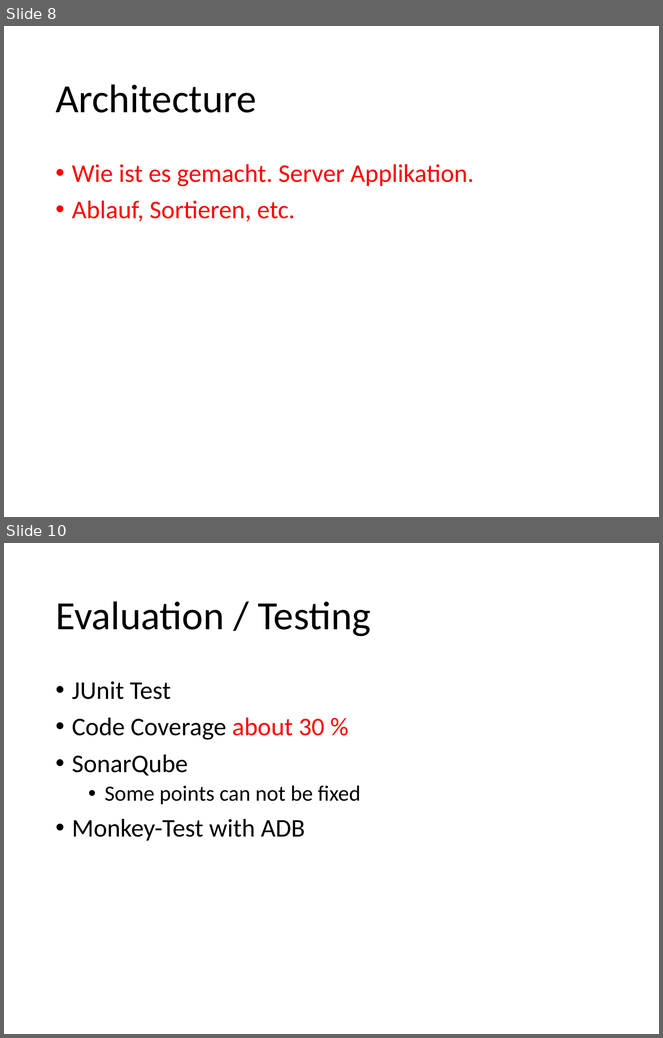
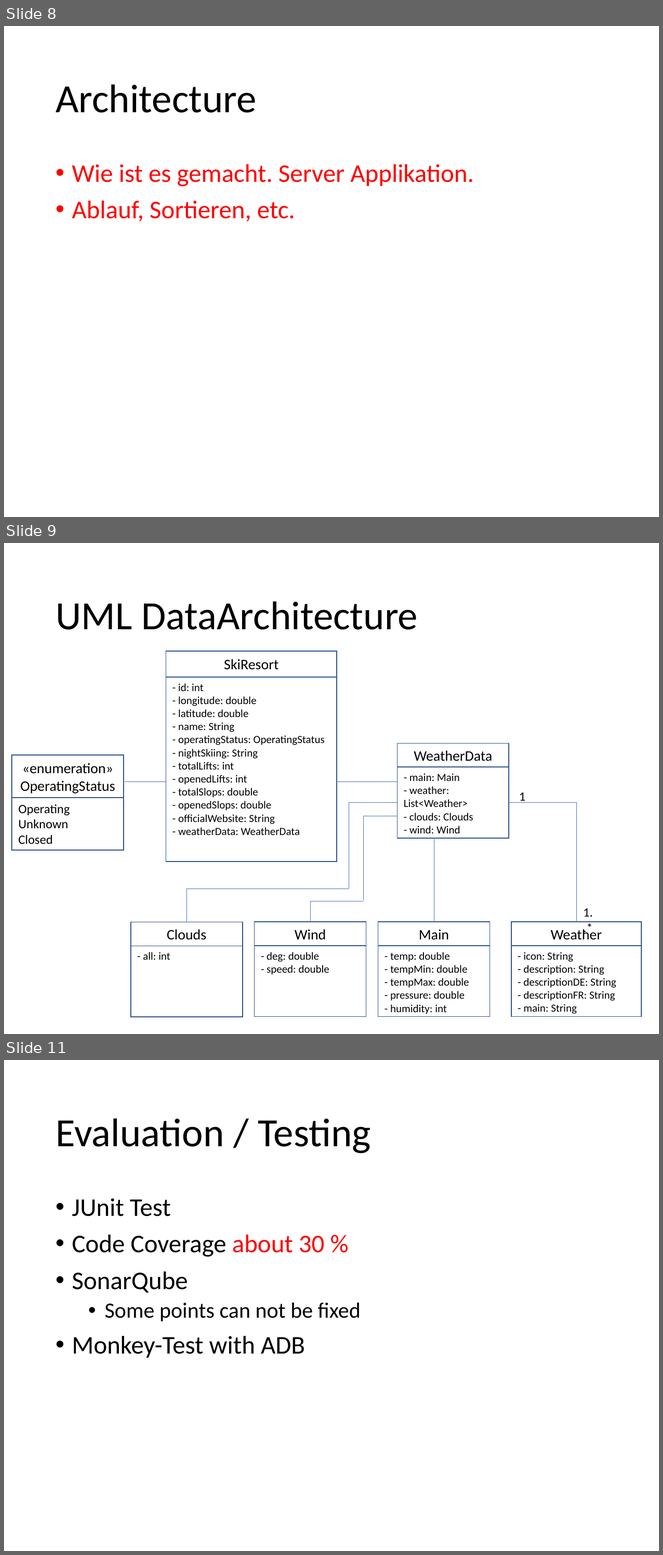
Before and after one commit to MSE-MobOP/Ski-Compass, a slide deck: Documents/Presentation/Presentation.pptx. Shown one above the other, each under a label of ours: slides 8 and 10 before the commit, slides 8, 9 and 11 after it; the slides between them are not shown. The pictures are 663x1038 and 663x1555 pixels, drawn with LibreOffice and Linux fonts; fonts in the diff are those of the drawing. Boxes give left, top, right and bottom in pixels: in the first picture for what was removed or moved away, otherwise in the second. Text is boxed around its words. In the diff, an @@ line names an element or a change of style, - is before the commit and + after.

```diff
--- a/Documents/Presentation/Presentation.pptx
+++ b/Documents/Presentation/Presentation.pptx
@@ slide 9 added at (4,543,659,1034), background #FFFFFF @@
@@ title added at (55,601,418,630), 44 pt, text #000000 @@
+UML DataArchitecture
@@ rectangle added at (166,651,337,677), outline #325491 1 pt, 16 pt, text #000000 @@
+SkiResort
@@ rectangle added at (166,677,337,862), outline #325491 1 pt, 12 pt, text #000000 @@
+- id: int
+- longitude: double
+- latitude: double
+- name: String
+- operatingStatus: OperatingStatus
+- nightSkiing: String
+- totalLifts: int
+- openedLifts: int
+- totalSlops: double
+- openedSlops: double
+- officialWebsite: String
+- weatherData: WeatherData
@@ rectangle added at (397,744,509,767), outline #325491 1 pt, 16 pt, text #000000 @@
+WeatherData
@@ rectangle added at (12,755,124,798), outline #325491 1 pt, 16 pt, text #000000 @@
+«enumeration»
+OperatingStatus
@@ rectangle added at (397,767,509,838), outline #325491 1 pt, 12 pt, text #000000 @@
+- main: Main
+- weather: List<Weather>
+- clouds: Clouds
+- wind: Wind
@@ line added from (125, 782) to (166, 782), #4472C4 0.5 pt @@
@@ line added from (337, 782) to (397, 782), #4472C4 0.5 pt @@
@@ rectangle added at (12,798,124,850), outline #325491 1 pt, 14 pt, text #000000 @@
+Operating
+Unknown
+Closed
@@ elbow line added from (397, 802) to (349, 889), #4472C4 0.5 pt @@
@@ elbow line added from (509, 802) to (577, 922), #4472C4 0.5 pt @@
@@ text added at (519,793,526,803), 14 pt, text #000000 @@
+1
@@ elbow line added from (364, 901) to (397, 815), #4472C4 0.5 pt @@
@@ line added from (434, 923) to (434, 838), #4472C4 0.5 pt @@
@@ elbow line added from (349, 889) to (187, 923), #4472C4 0.5 pt @@
@@ elbow line added from (364, 901) to (311, 923), #4472C4 0.5 pt @@
@@ text added at (583,909,593,917), 14 pt, text #000000 @@
+1..*
@@ rectangle added at (130,923,243,946), outline #325491 1 pt, 16 pt, text #000000 @@
+Clouds
@@ rectangle added at (254,923,366,946), outline #325491 1 pt, 16 pt, text #000000 @@
+Wind
@@ rectangle added at (378,923,490,946), outline #325491 1 pt, 16 pt, text #000000 @@
+Main
@@ rectangle added at (512,922,642,945), outline #325491 1 pt, 16 pt, text #000000 @@
+Weather
@@ rectangle added at (130,946,243,1017), outline #325491 1 pt, 12 pt, text #000000 @@
+- all: int
@@ rectangle added at (254,946,366,1017), outline #325491 1 pt, 12 pt, text #000000 @@
+- deg: double
+- speed: double
@@ rectangle added at (378,946,490,1017), outline #325491 1 pt, 12 pt, text #000000 @@
+- temp: double
+- tempMin: double
+- tempMax: double
+- pressure: double
+- humidity: int
@@ rectangle added at (512,946,642,1017), outline #325491 1 pt, 12 pt, text #000000 @@
+- icon: String
+- description: String
+- descriptionDE: String
+- descriptionFR: String
+- main: String
@@ what was slide 10 is now slide 11 @@
```
Also in this commit, not shown: 1 slide changed.
